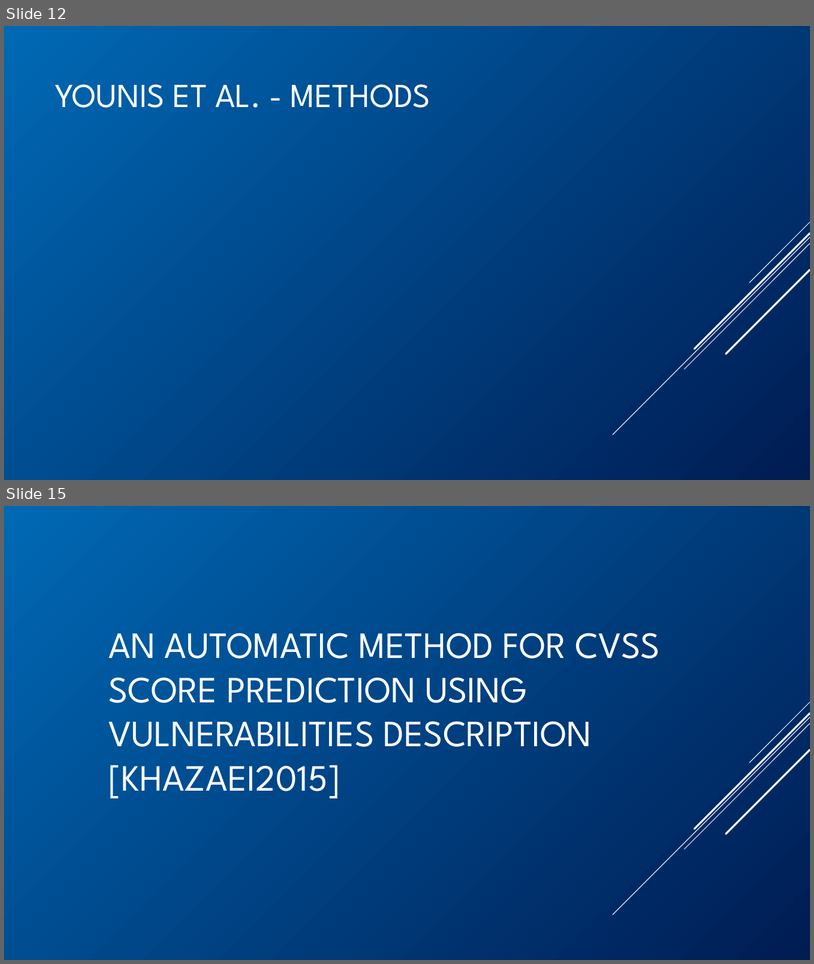
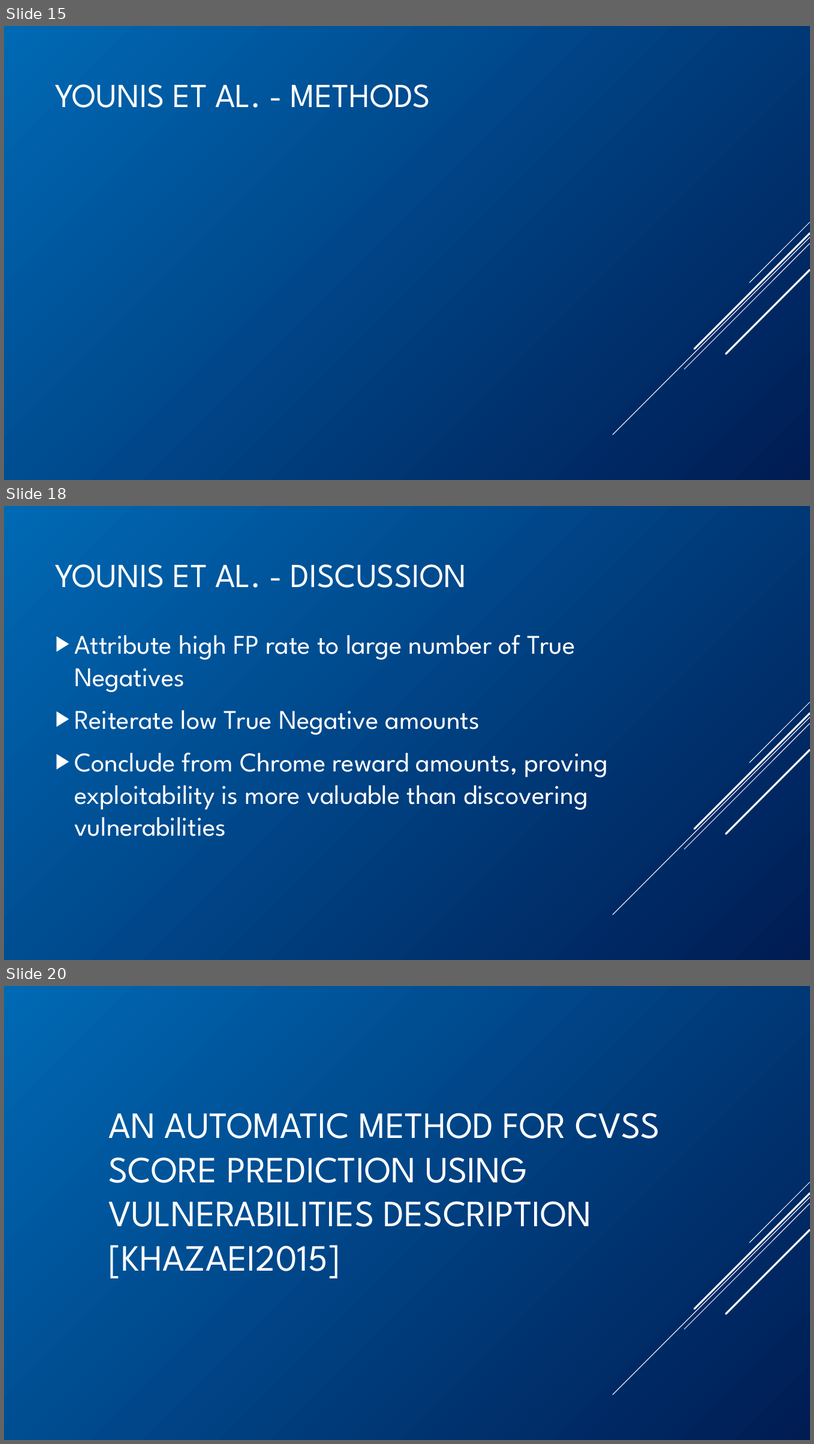
Before and after one commit to BenChurch/Winter2017, a slide deck: CISC848/BackgroundPentation/ChurchCISC848Background.pptx. Shown one above the other, each under a label of ours: slides 12 and 15 before the commit, slides 15, 18 and 20 after it; the slides between them are not shown. The pictures are 814x964 and 814x1444 pixels, drawn with LibreOffice and Linux fonts; fonts in the diff are those of the drawing; grey boxes stand for pictures. Boxes give left, top, right and bottom in pixels: in the first picture for what was removed or moved away, otherwise in the second. Text is boxed around its words. In the diff, an @@ line names an element or a change of style, - is before the commit and + after.

Commit message:
CISC 848 - Background presentation, filled Younis slides

```diff
--- a/CISC848/BackgroundPentation/ChurchCISC848Background.pptx
+++ b/CISC848/BackgroundPentation/ChurchCISC848Background.pptx
@@ slide 18 added at (4,506,810,960), background gradient #0069B4 to #001C53; not listed: 5 template elements that a slide beside it also shows @@
@@ title added at (56,564,467,588), 40 pt, text #FFFFFF @@
+YOUNIS ET AL. - DISCUSSION
@@ text added at (74,634,608,836), 32 pt, text #FFFFFF @@
+▶ Attribute high FP rate to large number of True Negatives
+▶ Reiterate low True Negative amounts
+▶ Conclude from Chrome reward amounts, proving exploitability is more valuable than discovering vulnerabilities
@@ what was slide 12 is now slide 15 @@
@@ what was slide 15 is now slide 20 @@
```
Also in this commit, not shown: 2 slides changed, 5 other slides added, 2 other files.
